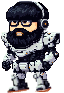
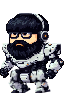
Comparing the layer stacks of the two w=64, h=93 images. Changes:
hid group "jump1" (10 layers) over bbox(1, 1, 60, 93)
added group "crouch_move0" with 12 layers above "crouch" over bbox(0, 13, 64, 93)
added layer "cabeza #3" in group "crouch_move0" over bbox(4, 13, 49, 60)
added layer "pierna_izq1 #4" in group "crouch_move0" over bbox(29, 67, 49, 91)
added layer "antepierna_izq #4" in group "crouch_move0" over bbox(31, 75, 51, 93)
added layer "brazo_izq #4" in group "crouch_move0" over bbox(44, 57, 64, 79)
added layer "cuerpo #4" in group "crouch_move0" over bbox(2, 42, 61, 84)
added layer "antebrazo_izq #4" in group "crouch_move0" over bbox(45, 52, 60, 64)
added layer "brazo_der #4" in group "crouch_move0" over bbox(0, 59, 15, 78)
added layer "antebrazo_der #4" in group "crouch_move0" over bbox(4, 51, 18, 69)
added layer "antepierna_der #6" in group "crouch_move0" over bbox(8, 68, 31, 93)
